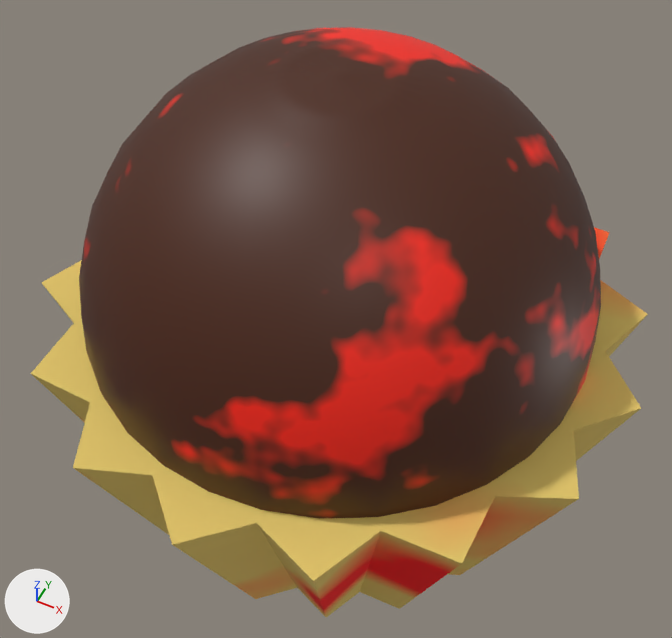
The Blender file Assets/Models/Cupcake.blend: old version first, new version second.
One viewpoint serves both versions: a camera (50 mm lens) standing at (1.49, -3.03, 5.12) and looking at (0.0, -0.05, 1.4). Every picture has the same lights, and +X, +Y and +Z are marked at lower left.

Script lines for the objects in view, before the commit:
```python
me_circle = bpy.data.meshes.new('Circle')
me_circle.from_pydata(...)  # 4642 vertices, 7263 faces; spans x -1.61..1.61, y -1.61..1.61, z 0.0..2.89
me_circle.polygons.foreach_set('use_smooth', [True] * 7263)
# faces by material slot: [95, 7168]
me_circle.materials.append(mat_material)
me_circle.materials.append(mat_cake)
ob_circle = bpy.data.objects.new('Circle', me_circle)
ob_circle.location = (0.0, 0.0, 0.0)
```
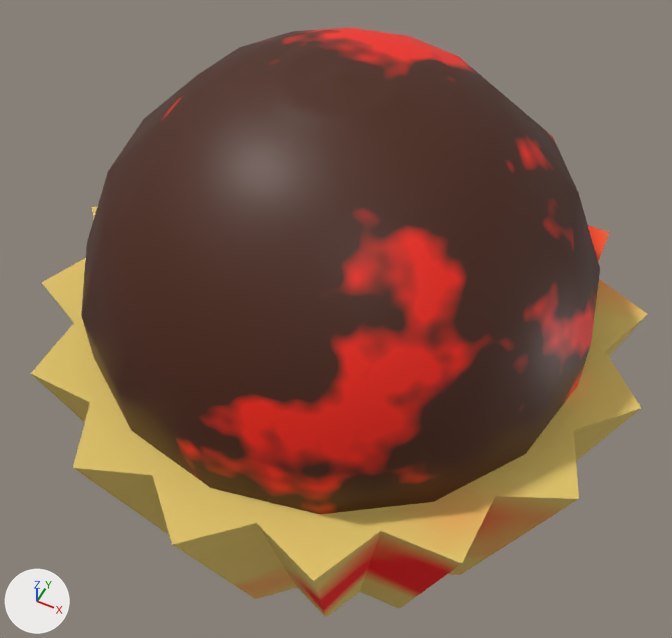
The newer file is also rescaled (x0.0917) as a whole; pictures and numbers use the older file's frame.

The change, as a list of edits to the scene's bpy script:
```text
Change me_circle:
    used by ob_circle; location = (0.0, 0.0, 0.0)
    remove me_circle.from_pydata(...)  # 4642 vertices, 7263 faces; spans x -1.61..1.61, y -1.61..1.61, z 0.0..2.89
    add me_circle.from_pydata(...)  # 3202 vertices, 5967 faces; spans x -1.61..1.61, y -1.61..1.61, z 0.0..2.89
    me_circle part 1: 1440 vertices removed from x -1.32..1.32, y -1.32..1.32, z 0.35..2.79
```

Boxes (x1, y1, x2, y2) around the edits, measured in the pictures (672 x 638 px):
part 1 of me_circle, deleted (brown)
    before: (79, 27, 601, 519)
